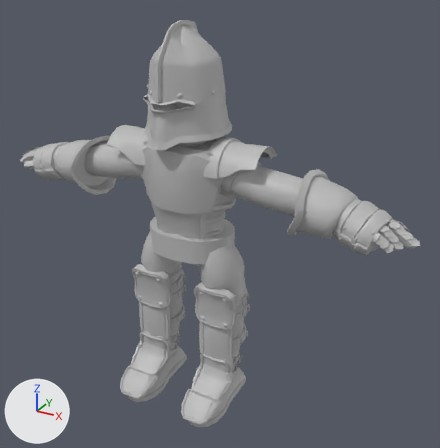
An edit to the FBX model assets/character assets/fbx/character_set_01.fbx, drawn before and after from the same camera.
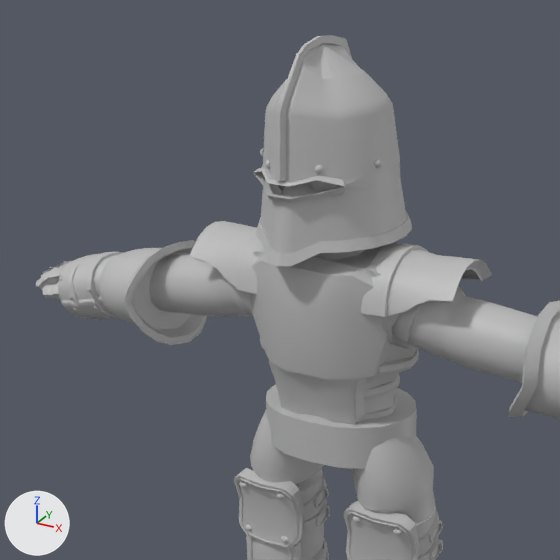
Each version appears first whole from a 50 mm camera at (0.129, -0.405, 0.357) aimed at (-0.095, 0.003, 0.153), and next in a close-up on the part from 0% to 72% of the width and 0% to 71% of the height. The axes (+X, +Y, +Z) are drawn at lower left. The lights are the same throughout. Where no turn or scale is listed for an object, it has been applied to the vertices. Vertices at the same position are counted once.
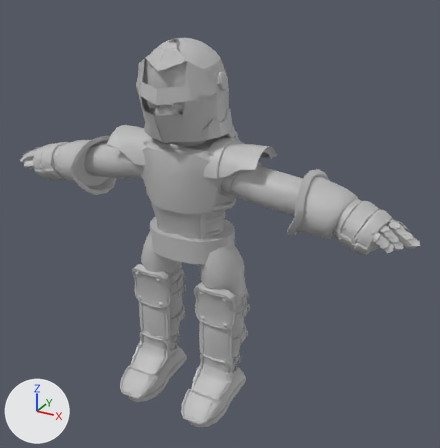
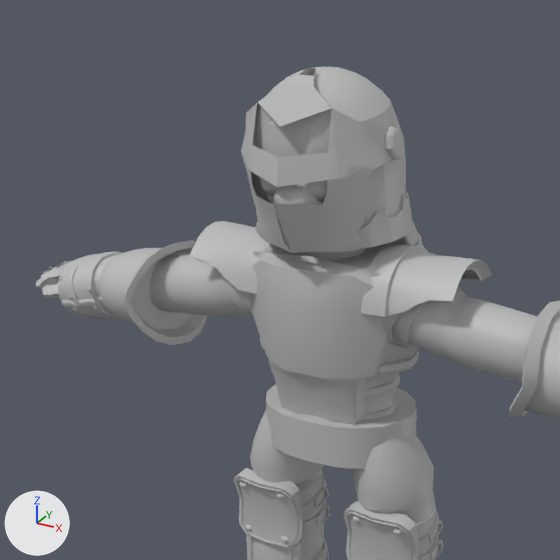
Where the newer file only moved an object's origin or applied its transform, the numbers keep the older frame.

Boxes [x1, y1, x2, y2] around the edits, measured in the close-ups (560 x 560 px; the box of a moved part takes in the faces that stretch with it):
'pCylinder19', reshaped
    before: [36, 35, 560, 560]
    after: [36, 67, 560, 560]
part 1 of me_mesh, added
    after: [384, 127, 404, 160]
part 2 of me_mesh, deleted
    before: [374, 158, 382, 168]
part 3 of me_mesh, moved or reshaped
    before: [253, 35, 412, 266]
    after: [241, 67, 425, 253]

The edits, one by one:
me_mesh is used by ob_pcylinder19; location (-0.1117, -0.0257, 0.1506).
me_mesh had 13679 vertices, 13582 faces and spanned x -0.181..0.18, y -0.039..0.048, z -0.16..0.164.
me_mesh now has 14144 vertices, 14032 faces and spans x -0.181..0.18, y -0.039..0.077, z -0.16..0.152.
me_mesh part 1: a new loose piece of 26 vertices spanning x 0.025..0.032, y 0.003..0.015, z 0.117..0.131, in mat_maya_blinn5 (grey #bcbcbc).
me_mesh part 2: the loose piece of 106 vertices spanning x 0.021..0.024, y 0.005..0.009, z 0.114..0.118 is deleted.
me_mesh part 3: 173 vertices moved from x -0.021..0.008, y -0.02..0.004, z 0.095..0.116 to x -0.022..0.01, y -0.02..-0.004, z 0.095..0.115; 1592 vertices removed from x -0.04..0.028, y -0.025..0.048, z 0.077..0.164; 2217 vertices added at x -0.042..0.031, y -0.031..0.077, z 0.035..0.152.
